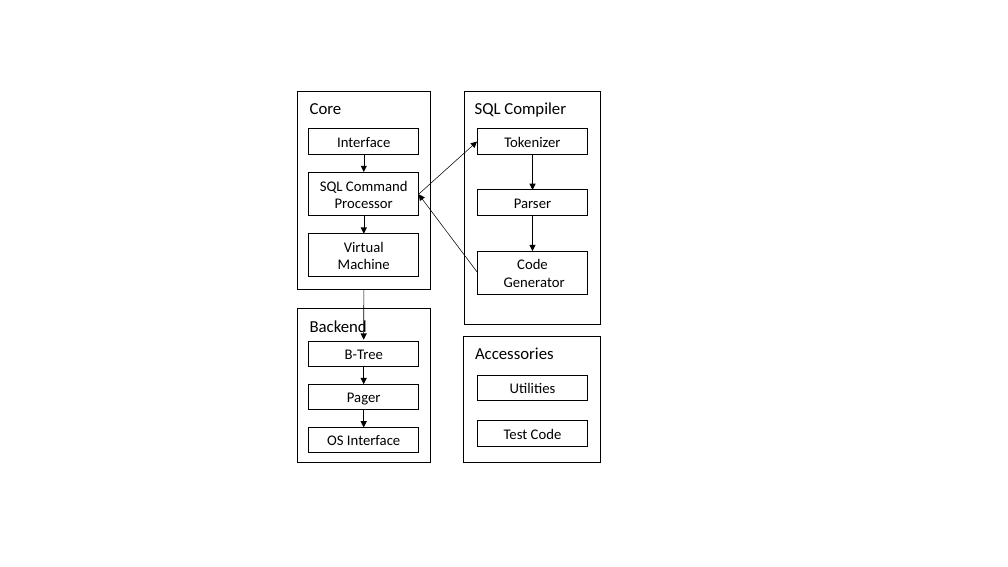
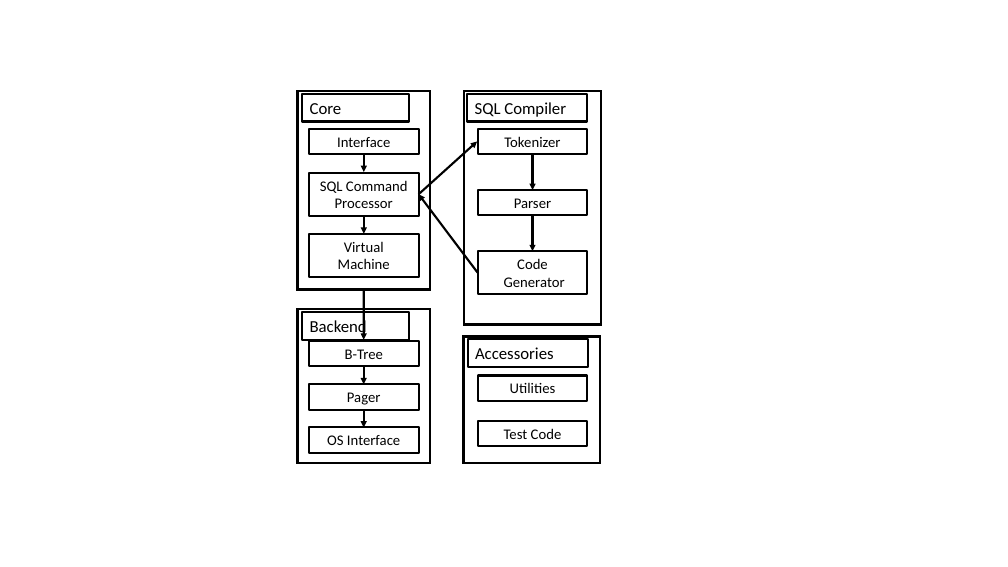
Before and after one commit to liuwu0225/Graduation-Thesis, a slide deck: slide 1 of 图/第二章-相关技术/第三章.pptx. Drawn at 1008x567 pixels with LibreOffice and Linux fonts; fonts in the diff are those of the drawing. Boxes give left, top, right and bottom in pixels: in the first picture for what was removed or moved away, otherwise in the second. Text is boxed around its words. In the diff, an @@ line names an element or a change of style, - is before the commit and + after.

```diff
--- a/图/第二章-相关技术/第三章.pptx
+++ b/图/第二章-相关技术/第三章.pptx
@@ outline #000000 1 pt to #000000 2 pt in 4 elements at [297, 309, 430, 463], [464, 91, 601, 325], [464, 337, 600, 463], [297, 91, 430, 290] @@
@@ arrow (419, 194) - (477, 141): stroke #000000 0.5 pt to #000000 2 pt @@
@@ arrow (478, 273) - (419, 194): stroke #000000 0.5 pt to #000000 2 pt @@
@@ outline #000000 0.75 pt to #000000 2 pt in 3 elements at [309, 172, 419, 216], [309, 341, 419, 367], [478, 251, 588, 294] @@
@@ arrow (364, 290) - (364, 340): stroke #000000 0.5 pt to #000000 2 pt @@
@@ 4 rectangles: place and size @@
-4 rectangles at [310, 102, 566, 359]
+4 rectangles at [302, 94, 588, 367]
@@ outline none to #000000 2 pt in 4 elements at [302, 94, 409, 122], [302, 312, 409, 340], [467, 94, 588, 122], [468, 339, 588, 367] @@
```
Also in this commit, not shown: 2 other slides changed, 21 other files.
